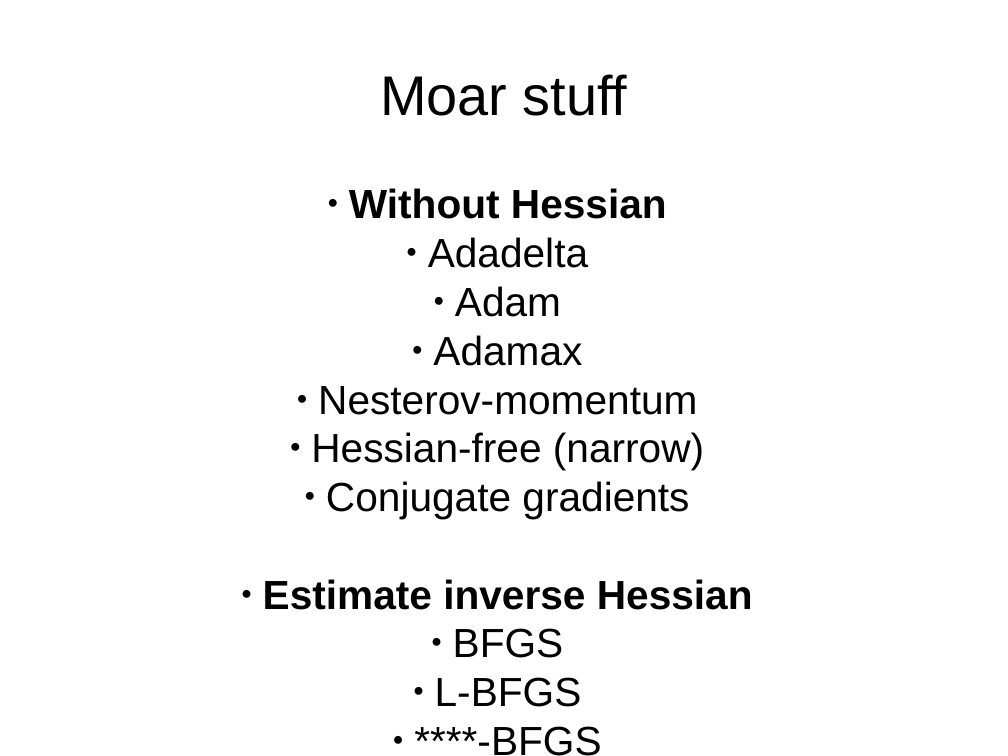
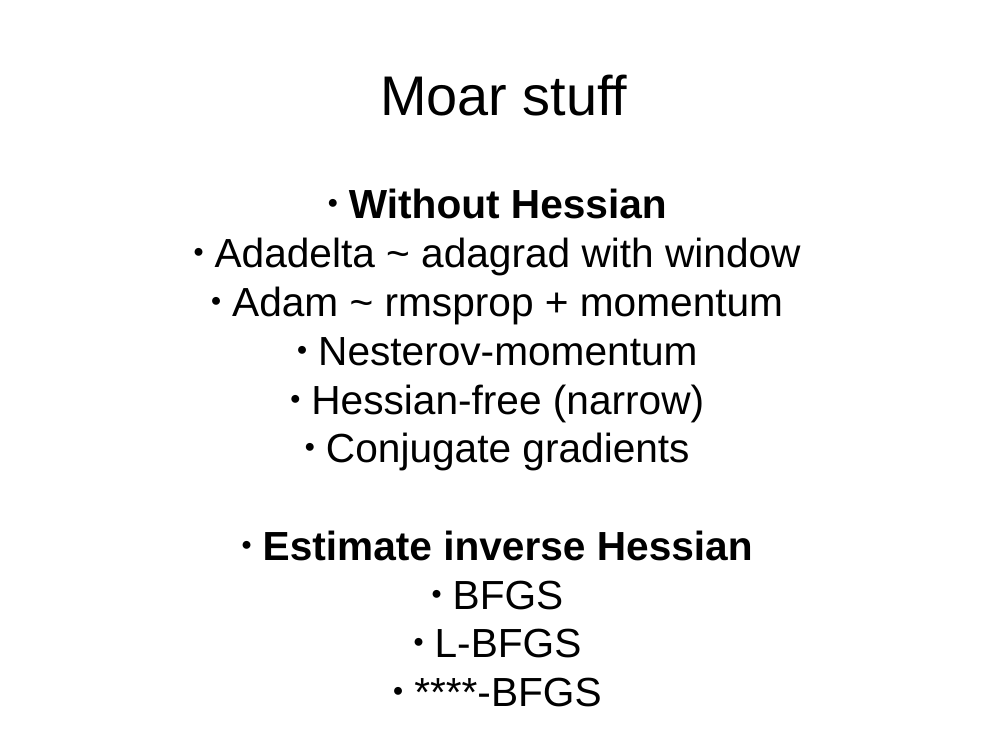
Before and after one commit to yandexdataschool/Practical_DL, a slide deck: slide 15 of week0/lecture0.odp (slide 13 before the commit). Drawn at 1008x756 pixels with LibreOffice and Linux fonts; fonts in the diff are those of the drawing. Boxes give left, top, right and bottom in pixels: in the first picture for what was removed or moved away, otherwise in the second. Text is boxed around its words. In the diff, an @@ line names an element or a change of style, - is before the commit and + after.

Commit message:
update first 4 lectures (typos, better images, formulae consistency)

```diff
--- a/week0/lecture0.odp
+++ b/week0/lecture0.odp
@@ text at bbox=[215, 237, 800, 324]: text changed @@
-● Adadelta
-● Adam
-● Adamax
+● Adadelta ~ adagrad with window
+● Adam ~ rmsprop + momentum
```
Also in this commit, not shown: 9 other slides changed, 2 slides added, 10 other files.
